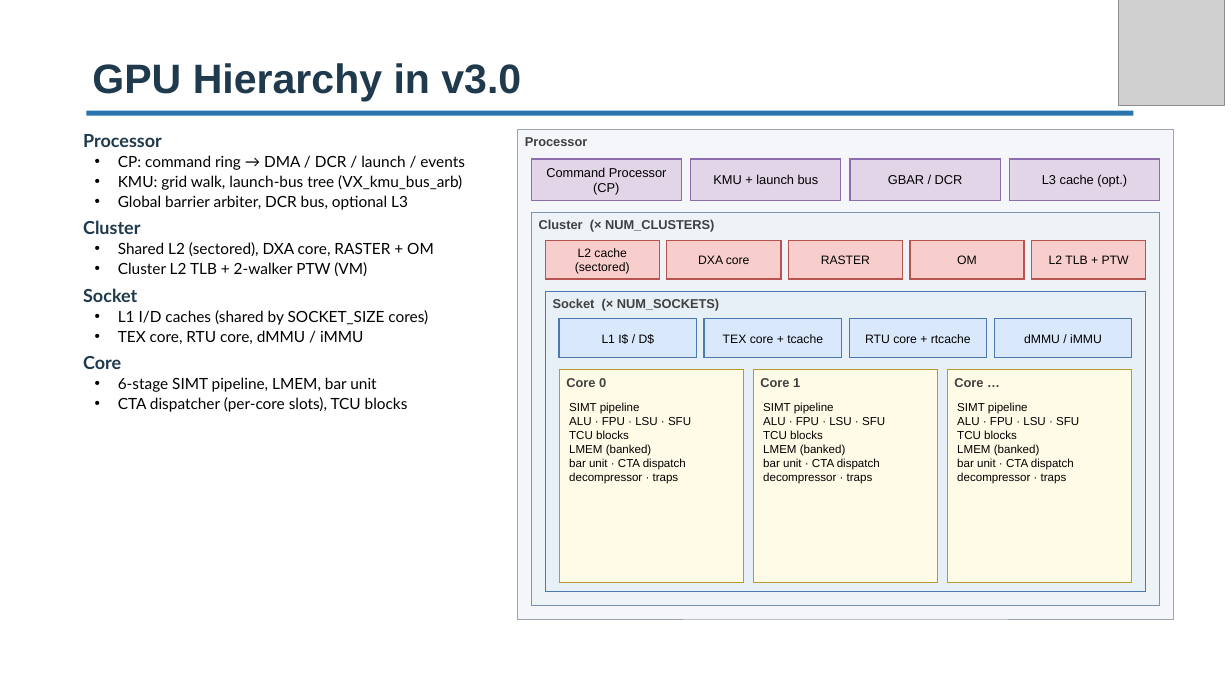
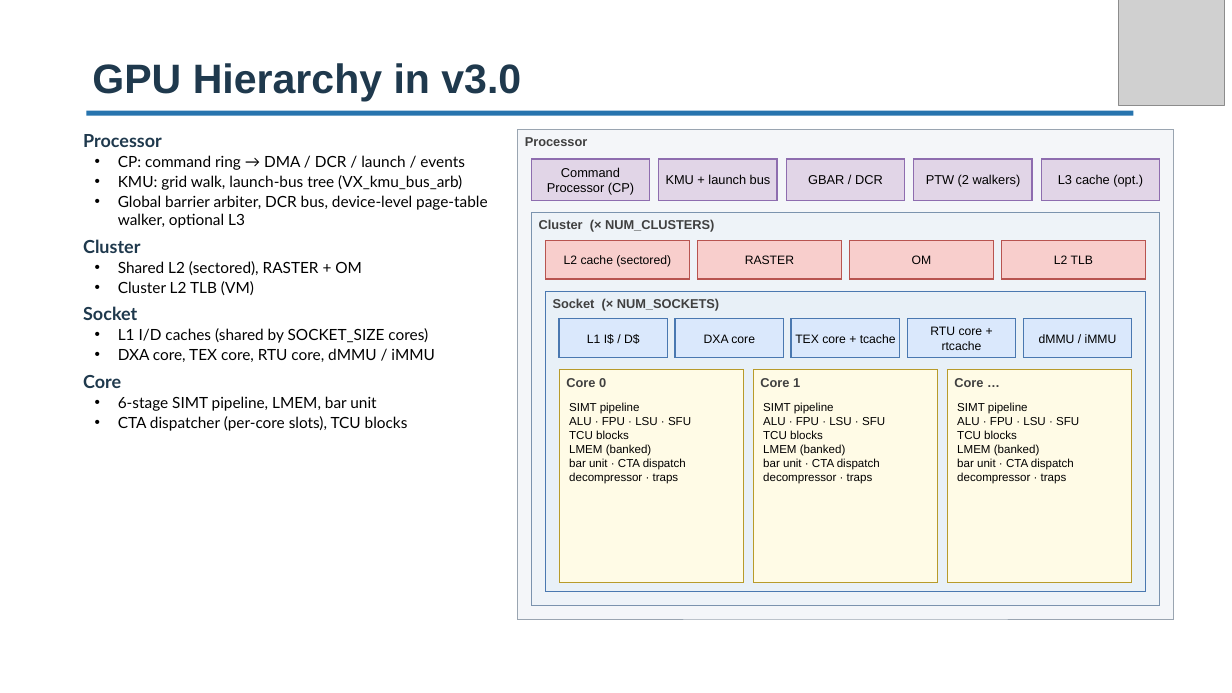
Before and after one commit to vortexgpgpu/vortex_tutorials, a slide deck: slide 5 of Slides_MICRO59/2.vortex_v3_architecture.pptx. Drawn at 1232x693 pixels with LibreOffice and Linux fonts; fonts in the diff are those of the drawing; grey boxes stand for pictures; background and template pictures are left out. Boxes give left, top, right and bottom in pixels: in the first picture for what was removed or moved away, otherwise in the second. Text is boxed around its words. In the diff, an @@ line names an element or a change of style, - is before the commit and + after.

```diff
--- a/Slides_MICRO59/2.vortex_v3_architecture.pptx
+++ b/Slides_MICRO59/2.vortex_v3_architecture.pptx
@@ rectangle "Command Processor (CP)": place and size @@
-rectangle "Command Processor (CP)" at [531,159,681,201]
+rectangle "Command Processor (CP)" at [531,159,650,201]
@@ rectangle "KMU + launch bus": place and size @@
-rectangle "KMU + launch bus" at [690,159,840,201]
+rectangle "KMU + launch bus" at [659,159,777,201]
@@ rectangle "GBAR / DCR": place and size @@
-rectangle "GBAR / DCR" at [850,159,1000,201]
+rectangle "GBAR / DCR" at [787,159,905,201]
@@ rectangle added at [914,159,1032,201], fill #E1D5E7, outline #8E6DAF 1 pt, 10 pt, text #000000 @@
+PTW (2 walkers)
@@ rectangle "L3 cache (opt.)": place and size @@
-rectangle "L3 cache (opt.)" at [1010,159,1160,201]
+rectangle "L3 cache (opt.)" at [1042,159,1160,201]
@@ text at [118,195,487,228]: text changed @@
-  • Global barrier arbiter, DCR bus, optional L3
+  • Global barrier arbiter, DCR bus, device-level page-table walker, optional L3
@@ text at [118,261,362,295]: text changed @@
-  • Shared L2 (sectored), DXA core, RASTER + OM
-  • Cluster L2 TLB + 2-walker PTW (VM)
+  • Shared L2 (sectored), RASTER + OM
+  • Cluster L2 TLB (VM)
@@ rectangle "L2 cache (sectored)": place and size @@
-rectangle "L2 cache (sectored)" at [545,240,660,279]
+rectangle "L2 cache (sectored)" at [545,240,689,279]
@@ rectangle "RASTER": place and size @@
-rectangle "RASTER" at [788,240,903,279]
+rectangle "RASTER" at [697,240,841,279]
@@ rectangle "OM": place and size @@
-rectangle "OM" at [910,240,1025,279]
+rectangle "OM" at [849,240,994,279]
@@ rectangle "L2 TLB": place and size @@
-rectangle "L2 TLB" at [1031,240,1146,279]
+rectangle "L2 TLB" at [1002,240,1146,279]
@@ text in rectangle at [1054,255,1093,264]: text changed @@
-L2 TLB + PTW
+L2 TLB
@@ rectangle "L1 I$ / D$": place and size @@
-rectangle "L1 I$ / D$" at [559,319,697,358]
+rectangle "L1 I$ / D$" at [559,319,668,358]
@@ rectangle "DXA core": place and size @@
-rectangle "DXA core" at [667,240,782,279]
+rectangle "DXA core" at [676,319,785,358]
@@ rectangle "DXA core" at [676,319,785,358]: fill #F8CECC to #DAE8FC; outline #B85450 1 pt to #4A78B0 1 pt @@
@@ rectangle "TEX core + tcache": place and size @@
-rectangle "TEX core + tcache" at [704,319,842,358]
+rectangle "TEX core + tcache" at [791,319,900,358]
@@ rectangle "RTU core + rtcache": place and size @@
-rectangle "RTU core + rtcache" at [849,319,987,358]
+rectangle "RTU core + rtcache" at [908,319,1017,358]
@@ rectangle "dMMU / iMMU": place and size @@
-rectangle "dMMU / iMMU" at [994,319,1132,358]
+rectangle "dMMU / iMMU" at [1023,319,1132,358]
@@ text at [118,348,434,362]: text changed @@
-  • TEX core, RTU core, dMMU / iMMU
+  • DXA core, TEX core, RTU core, dMMU / iMMU
```
Also in this commit, not shown: 15 other slides changed, 3 slides added, 4 slides removed, 4 other files.
